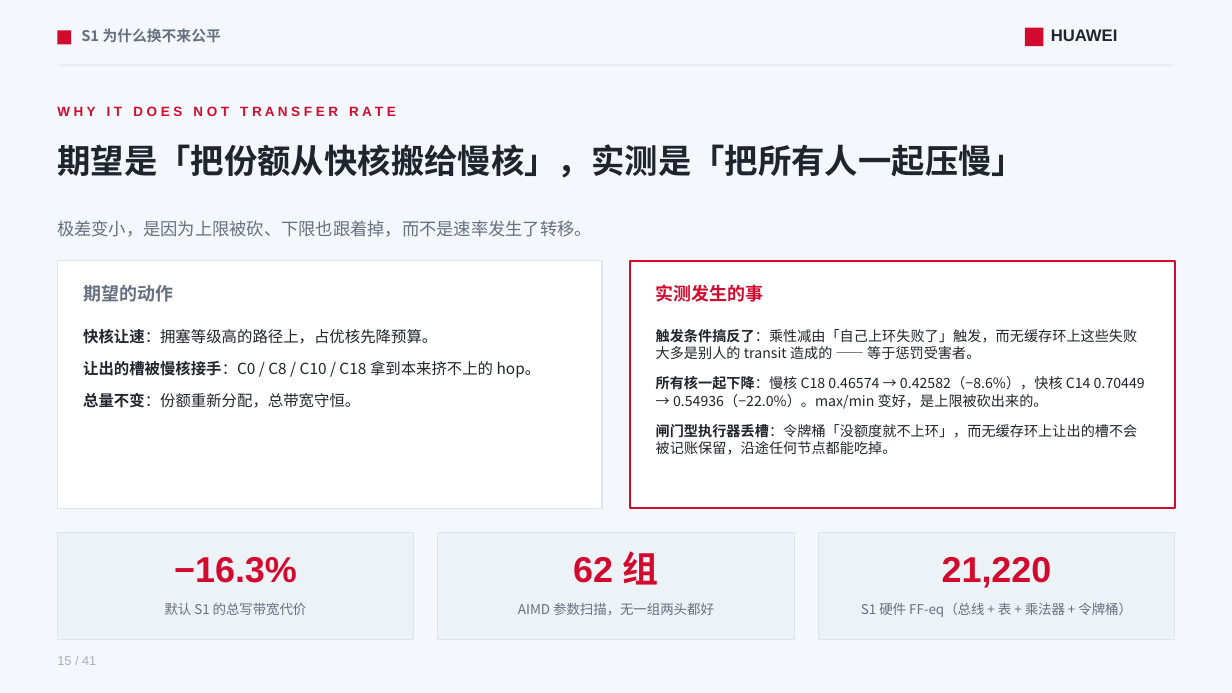
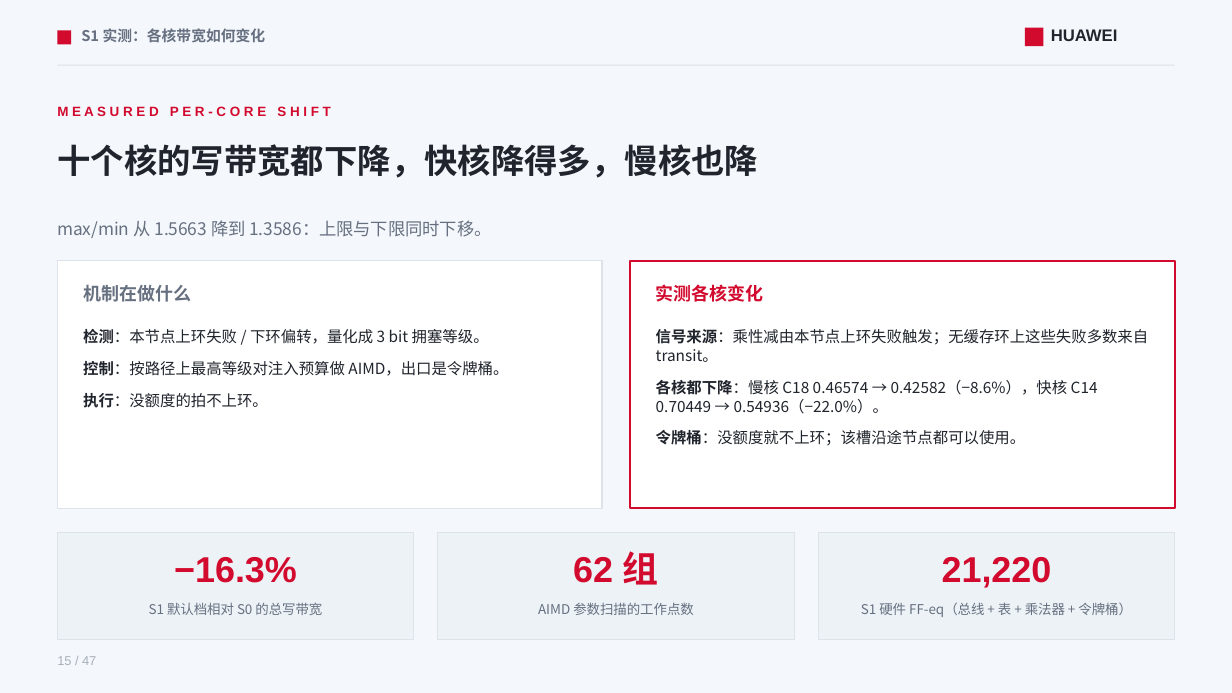
Before and after one commit to lukebest/booksim2, a slide deck: slide 15 of ppt/ring2-write-fairness.pptx. Drawn at 1232x693 pixels with LibreOffice and Linux fonts; fonts in the diff are those of the drawing. Boxes give left, top, right and bottom in pixels: in the first picture for what was removed or moved away, otherwise in the second. Text is boxed around its words. In the diff, an @@ line names an element or a change of style, - is before the commit and + after.

```diff
--- a/ppt/ring2-write-fairness.pptx
+++ b/ppt/ring2-write-fairness.pptx
@@ text at bbox=[81, 28, 266, 43]: text changed @@
-S1 为什么换不来公平
+S1 实测：各核带宽如何变化
@@ text at bbox=[57, 106, 331, 116]: text changed @@
-W H Y I T D O E S N O T T R A N S F E R R A T E
+M E A S U R E D P E R - C O R E S H I F T
@@ text at bbox=[57, 144, 758, 178]: text changed @@
-期望是「把份额从快核搬给慢核」，实测是「把所有人一起压慢」
+十个核的写带宽都下降，快核降得多，慢核也降
@@ text at bbox=[57, 220, 491, 238]: text changed @@
-极差变小，是因为上限被砍、下限也跟着掉，而不是速率发生了转移。
+max/min 从 1.5663 降到 1.3586：上限与下限同时下移。
@@ text at bbox=[83, 284, 191, 302]: text changed @@
-期望的动作
+机制在做什么
@@ text at bbox=[656, 284, 764, 302]: text changed @@
-实测发生的事
+实测各核变化
@@ text at bbox=[83, 329, 508, 408]: text changed @@
-快核让速：拥塞等级高的路径上，占优核先降预算。
-让出的槽被慢核接手：C0 / C8 / C10 / C18 拿到本来挤不上的 hop。
-总量不变：份额重新分配，总带宽守恒。
+检测：本节点上环失败 / 下环偏转，量化成 3 bit 拥塞等级。
+控制：按路径上最高等级对注入预算做 AIMD，出口是令牌桶。
+执行：没额度的拍不上环。
@@ text at bbox=[656, 329, 1149, 446]: text changed; size 11 to 12 pt @@
-触发条件搞反了：乘性减由「自己上环失败了」触发，而无缓存环上这些失败大多是别人的 transit 造成的 —— 等于惩罚受害者。
-所有核一起下降：慢核 C18 0.46574 → 0.42582（−8.6%），快核 C14 0.70449 → 0.54936（−22.0%）。max/min 变好，是上限被砍出来的。
-闸门型执行器丢槽：令牌桶「没额度就不上环」，而无缓存环上让出的槽不会被记账保留，沿途任何节点都能吃掉。
+信号来源：乘性减由本节点上环失败触发；无缓存环上这些失败多数来自 transit。
+各核都下降：慢核 C18 0.46574 → 0.42582（−8.6%），快核 C14 0.70449 → 0.54936（−22.0%）。
+令牌桶：没额度就不上环；该槽沿途节点都可以使用。
@@ text at bbox=[149, 603, 322, 615]: text changed @@
-默认 S1 的总写带宽代价
+S1 默认档相对 S0 的总写带宽
@@ text at bbox=[538, 602, 694, 615]: text changed @@
-AIMD 参数扫描，无一组两头都好
+AIMD 参数扫描的工作点数
@@ text at bbox=[57, 656, 96, 665]: text changed @@
-15 / 41
+15 / 47
```
Also in this commit, not shown: 39 other slides changed, 6 slides added, 14 other files.
